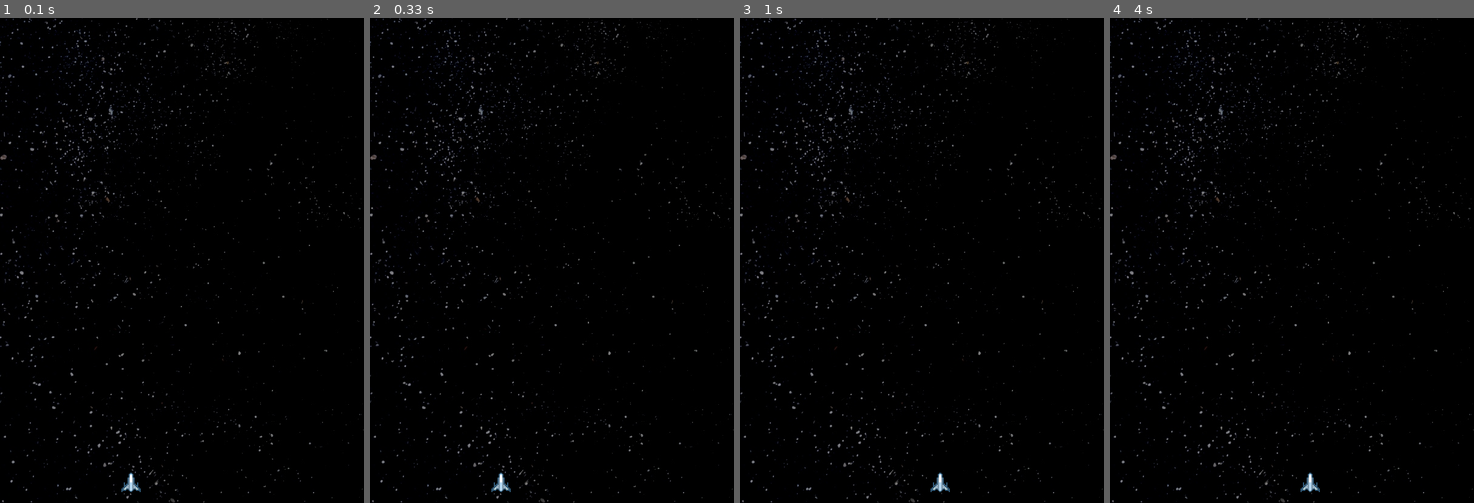
Above: before the commit, frames 1-4 (left to right).
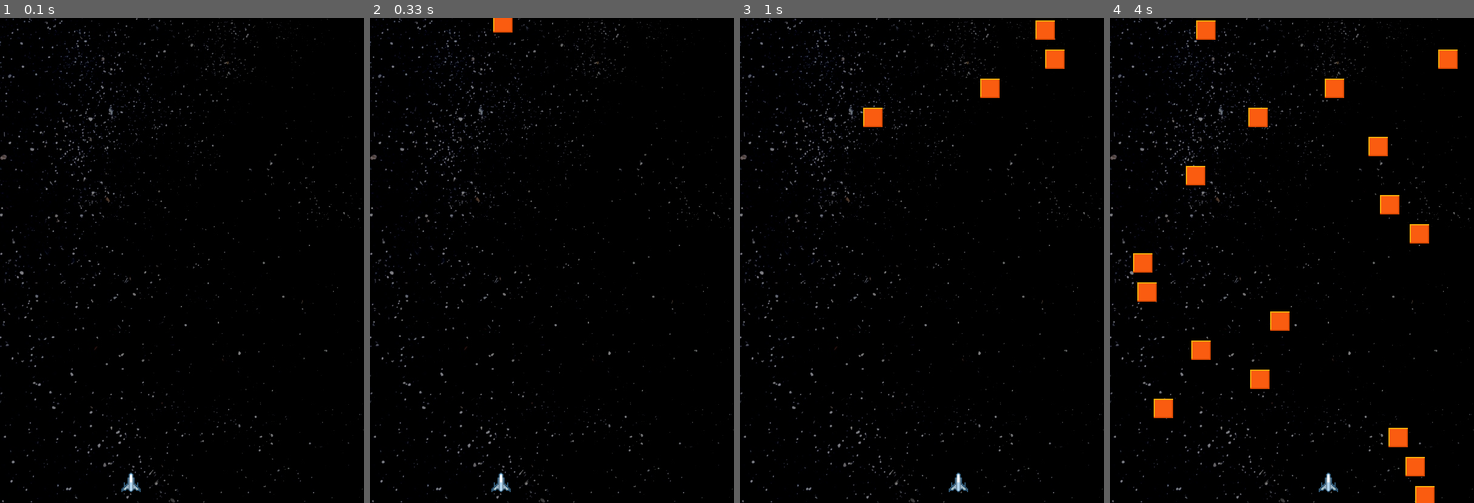
Above: after the commit, the same moments.

Repository: SteveHutchison/GroupPygame
Game: pygame game, started from Main.py
The game is run twice, just before and just after one commit, with the same random seed, the same clock (stepped at 60 frames per second) and the same inputs.
Inputs:
- Up to frame 1 (0.1 s): no input
- Up to frame 2 (0.33 s): no input
- Up to frame 3 (1 s): hold Right 0.33-0.8 s; hold Right from 0.83 s (still down)
- Up to frame 4 (4 s): release Right at 1.3 s; hold Left 1.33-1.87 s; hold Left 1.9-2.3 s; hold Right 2.33-2.97 s; hold Left 3-3.47 s; hold Right 3.5-3.97 s

Frame 1 is identical in both runs. In frame 2, 0.2% of the frame differs, in the area x 33-40%, y 0-3%; in frame 3, 1.1%; in frame 4, 3.8%, in the area x 6-96%, y 0-100%.

Commit message:
Added stuff, collisions messed up.

Diff:
--- a/Main.py
+++ b/Main.py
@@ -3,9 +3,11 @@
 from pygame.locals import *
 
 pygame.init()
+mainClock = pygame.time.Clock()
 
 player = pygame.image.load("M:/groupPy/img/player.png")
 background = pygame.image.load("M:/groupPy/img/background.png")
+enemy_image = pygame.image.load("M:/groupPy/img/enemy_1.png")
 
 playerRect = player.get_rect()
 backgroundRect = background.get_rect()
@@ -15,8 +17,14 @@
 
 b3x = 200
 b3y = 750
-movex = 3
+movex = 6
 movey = 0
+
+enemyCounter = 0
+NEWENEMY = 8
+ENEMYSIZE = 50
+ENEMYSPEED = 6
+enemies = []
 
 left = False
 right = False
@@ -49,7 +57,38 @@
 	if left == True:
 		b3x -= movex
 
+	enemyCounter += 1
+	if enemyCounter >= NEWENEMY:
+		# add new enemy
+		#newEnemySpawn = {'rect': pygame.Rect(random.randint(0, WINDOWWIDTH-ENEMYSIZE), 0 - ENEMYSIZE, ENEMYSIZE, ENEMYSIZE),
+        #            'speed': random.randint(ENEMYSPEEDMIN, ENEMYSPEEDMAX),
+        #            }
+
+		enemies.append({'rect': pygame.Rect(random.randint(0, backgroundRect.width-ENEMYSIZE), 0 - ENEMYSIZE, ENEMYSIZE, ENEMYSIZE),
+                    'speed': ENEMYSPEED,
+                    'surface':pygame.transform.scale(enemy_image, (ENEMYSIZE, ENEMYSIZE))
+                    })
+		enemyCounter = 0
+
+	# move the enemies
+	for b in enemies:
+		b['rect'].move_ip(0, ENEMYSPEED)
+	# check for collisions
+	#for b in enemies:
+		#if playerRect.colliderect(b['rect']):
+			#pygame.quit()
+			#sys.exit()
+			#print "collision"
+
+	# Draw the Background
 	screen.blit(background, backgroundRect)
+
+	# Draw the enemies
+	for b in enemies:
+		screen.blit(enemy_image, b['rect'])
+
+	# Draw the Player
 	screen.blit(player,(b3x,b3y))
 
 	pygame.display.flip()
+	mainClock.tick(40)
